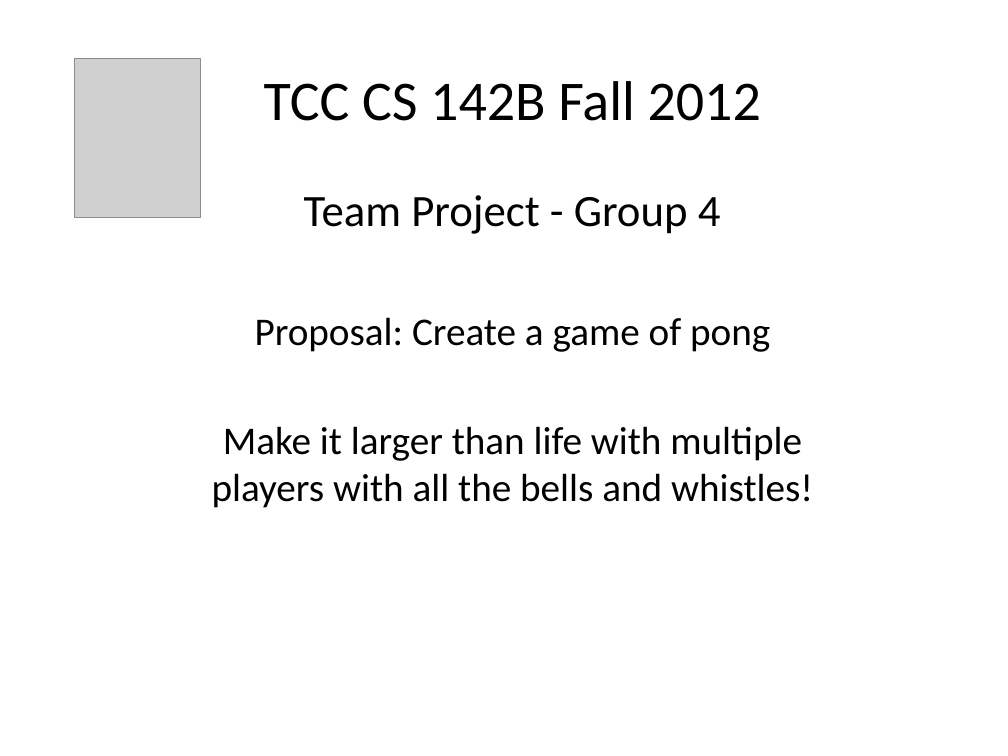
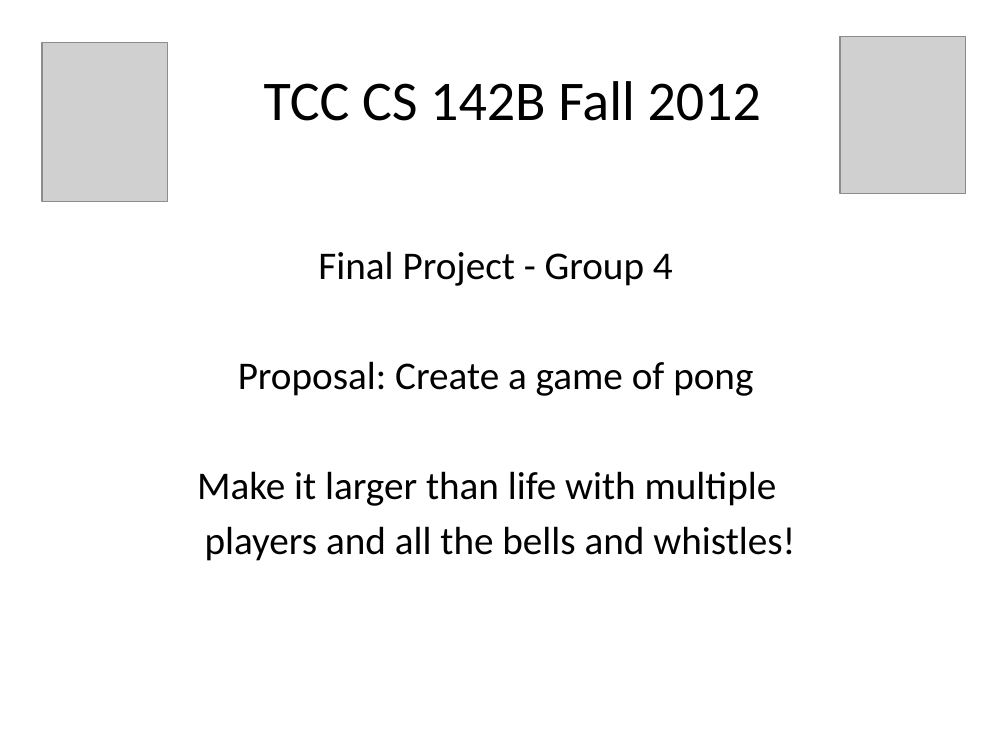
Before and after one commit to samhug/cs_142_final_project, a slide deck: slide 4 of JAVA Group Project Presentation.pptx (slide 2 before the commit). Drawn at 1008x756 pixels with LibreOffice and Linux fonts; fonts in the diff are those of the drawing; grey boxes stand for pictures. Boxes give left, top, right and bottom in pixels: in the first picture for what was removed or moved away, otherwise in the second. Text is boxed around its words. In the diff, an @@ line names an element or a change of style, - is before the commit and + after.

```diff
--- a/JAVA Group Project Presentation.pptx
+++ b/JAVA Group Project Presentation.pptx
@@ picture: place and size @@
-picture at <box>75,58,201,217</box>
+picture at <box>42,43,168,202</box>
@@ picture added at <box>840,36,966,193</box> @@
@@ subtitle "Final Project - Group 4": place and size @@
-subtitle "Final Project - Group 4" at <box>212,195,813,508</box>
+subtitle "Final Project - Group 4" at <box>197,251,795,561</box>
@@ subtitle at <box>318,251,673,286</box>: text changed; size 32 to 28 pt @@
-Team Project - Group 4
+Final Project - Group 4
@@ subtitle at <box>197,471,795,561</box>: text changed @@
-Make it larger than life with multiple players with all the bells and whistles!
+Make it larger than life with multiple
+players and all the bells and whistles!
```
Also in this commit, not shown: 5 other slides changed, 3 slides added, 4 slides removed.
